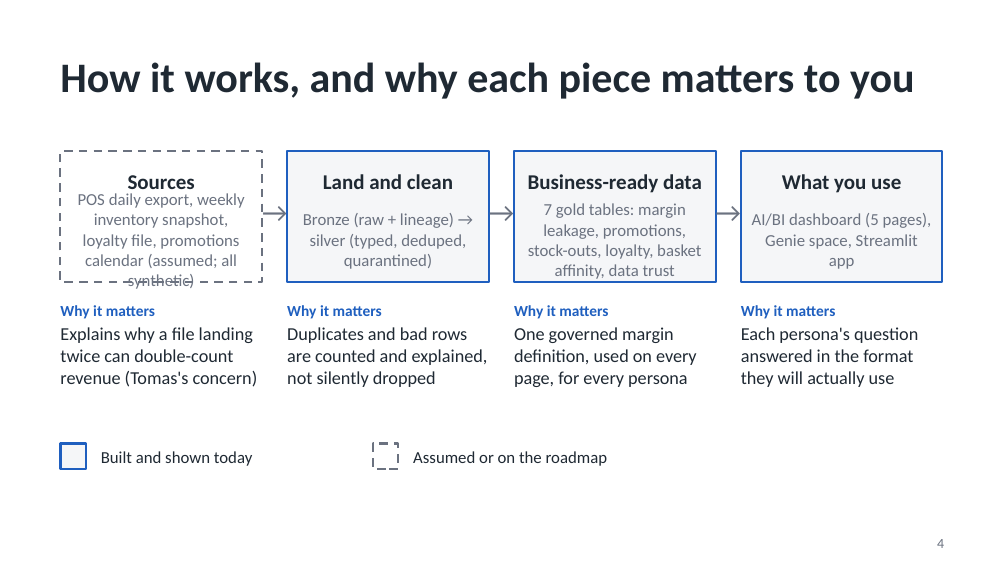
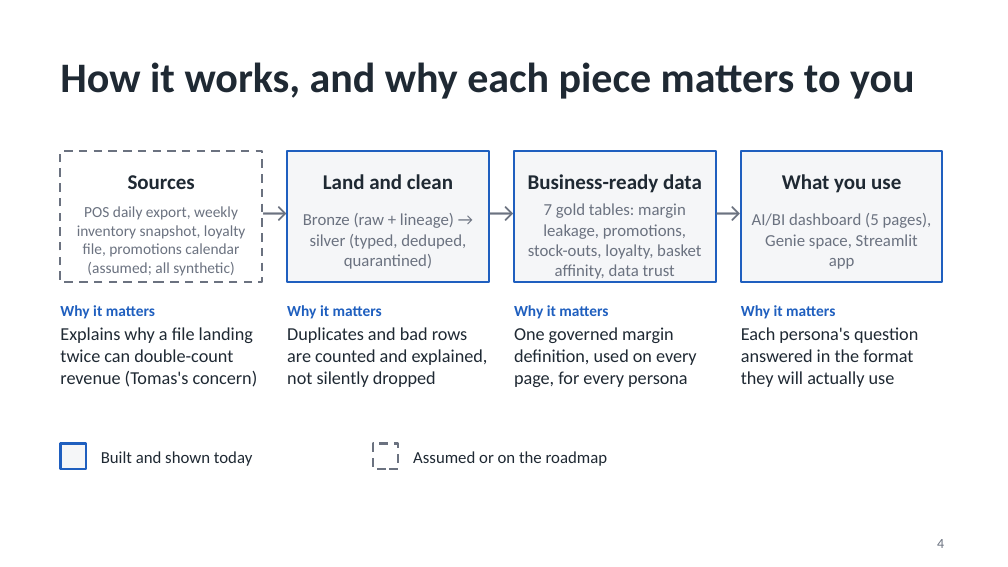
Before and after one commit to jalisyed/r5-drybuild2, a slide deck: slide 4 of deck/Presales_Deck.pptx. Drawn at 1008x567 pixels with LibreOffice and Linux fonts; fonts in the diff are those of the drawing. Boxes give left, top, right and bottom in pixels: in the first picture for what was removed or moved away, otherwise in the second. Text is boxed around its words. In the diff, an @@ line names an element or a change of style, - is before the commit and + after.

```diff
--- a/deck/Presales_Deck.pptx
+++ b/deck/Presales_Deck.pptx
@@ text "POS daily export, weekly inventory ..." at [77, 206, 245, 276]: size 12 to 11 pt @@
```
Also in this commit, not shown: 10 other slides changed, 2 slides added, 3 other files.
